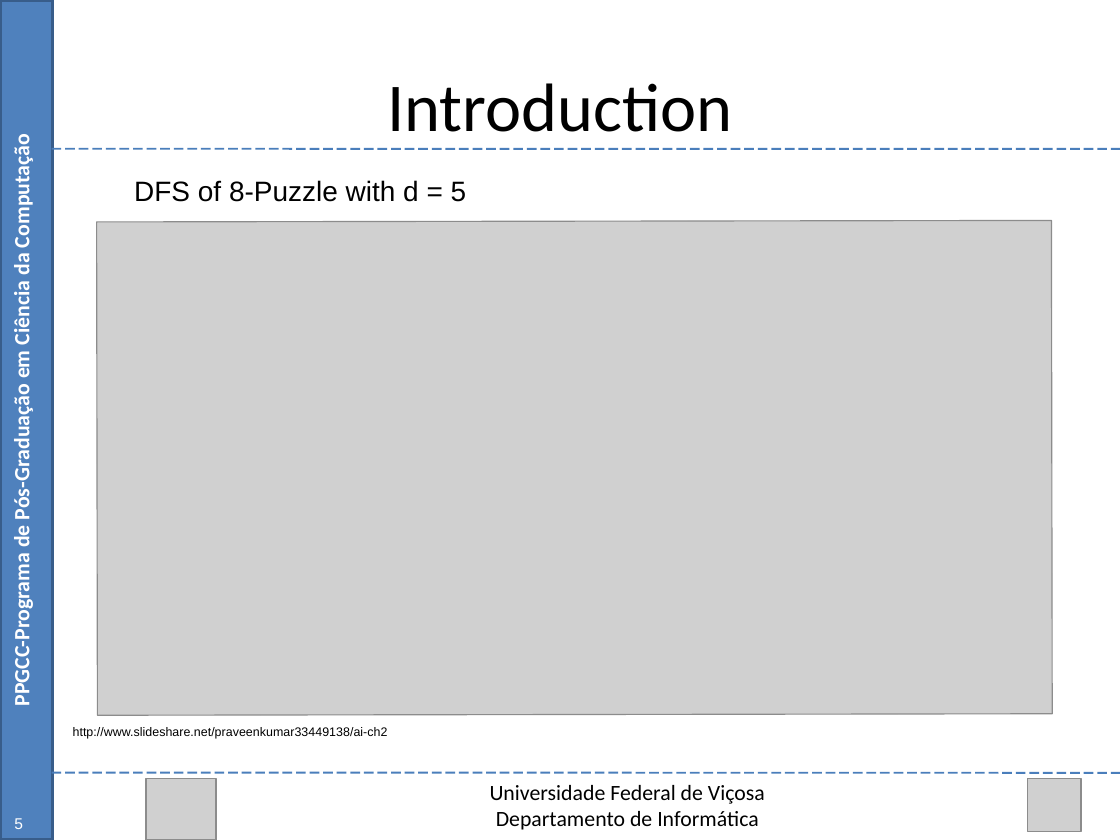
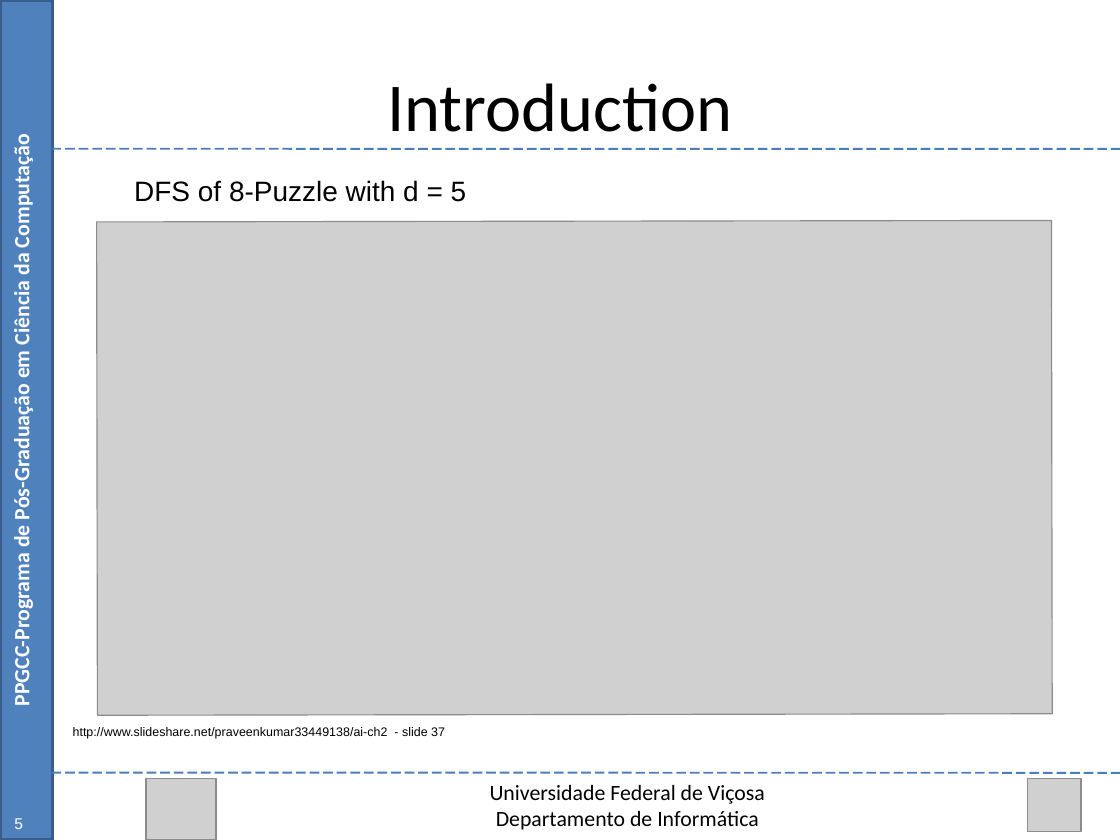
Before and after one commit to Marvinsky/research-marvin, a slide deck: slide 5 of latex/odp/dissertation_v1.odp. Drawn at 1120x840 pixels with LibreOffice and Linux fonts; fonts in the diff are those of the drawing; grey boxes stand for pictures. Boxes give left, top, right and bottom in pixels: in the first picture for what was removed or moved away, otherwise in the second. Text is boxed around its words. In the diff, an @@ line names an element or a change of style, - is before the commit and + after.

```diff
--- a/latex/odp/dissertation_v1.odp
+++ b/latex/odp/dissertation_v1.odp
@@ text at (73, 727, 445, 739): text changed @@
-http://www.slideshare.net/praveenkumar33449138/ai-ch2
+http://www.slideshare.net/praveenkumar33449138/ai-ch2 - slide 37
```
Also in this commit, not shown: 3 other slides changed, 1 slide added.
